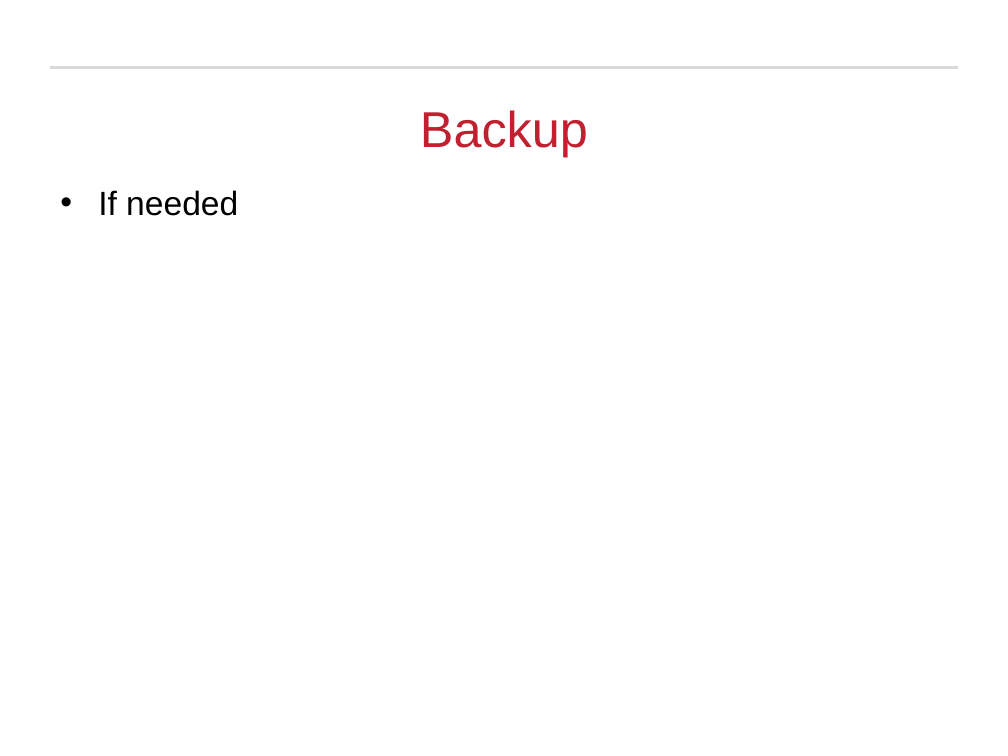
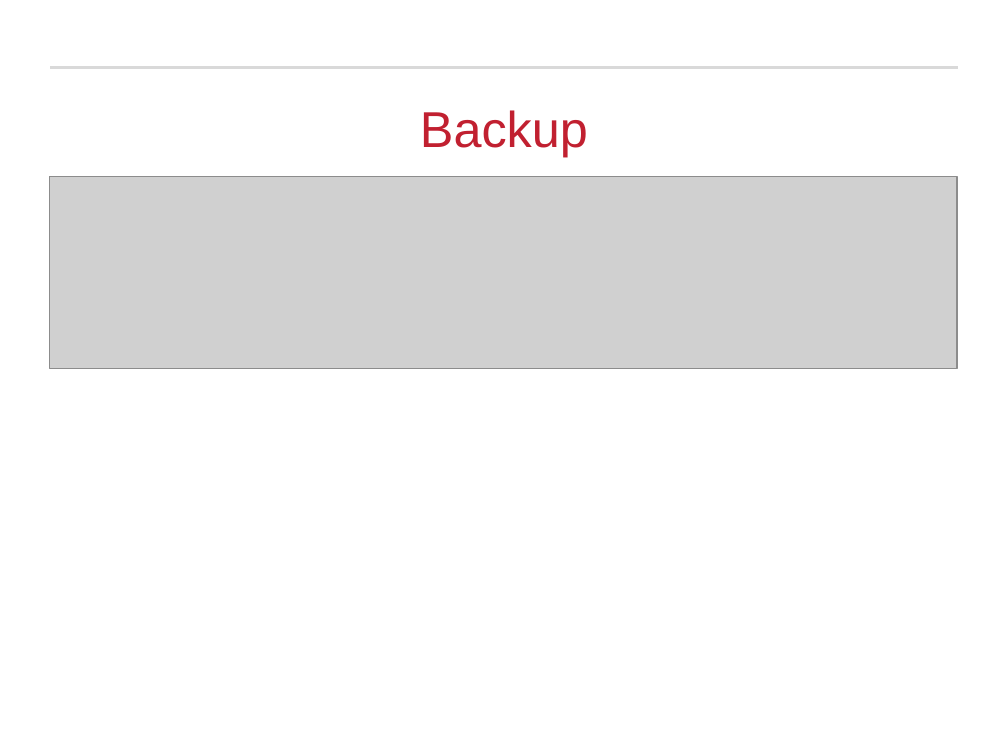
Before and after one commit to Michael-Hodges/PointNet, a slide deck: slide 24 of PowerPoints/EECE7398_Final_Project.pptx (slide 26 before the commit). Drawn at 1008x756 pixels with LibreOffice and Linux fonts; fonts in the diff are those of the drawing; grey boxes stand for pictures; background and template pictures are left out. Boxes give left, top, right and bottom in pixels: in the first picture for what was removed or moved away, otherwise in the second. Text is boxed around its words. In the diff, an @@ line names an element or a change of style, - is before the commit and + after.

```diff
--- a/PowerPoints/EECE7398_Final_Project.pptx
+++ b/PowerPoints/EECE7398_Final_Project.pptx
@@ picture added at box(49, 176, 957, 368) @@
@@ text removed at box(98, 190, 238, 216) @@
-• If needed
```
Also in this commit, not shown: 17 other slides changed, 3 slides added, 5 slides removed.
